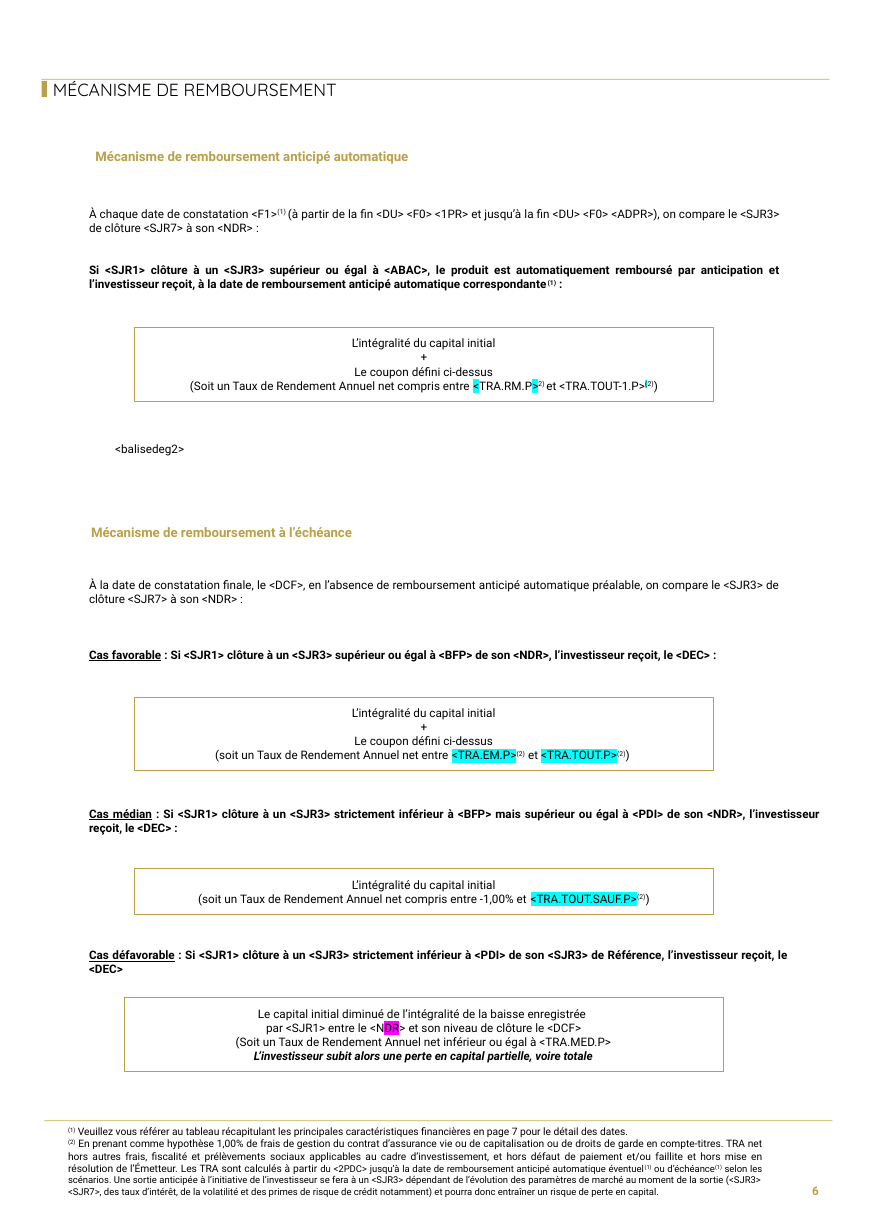
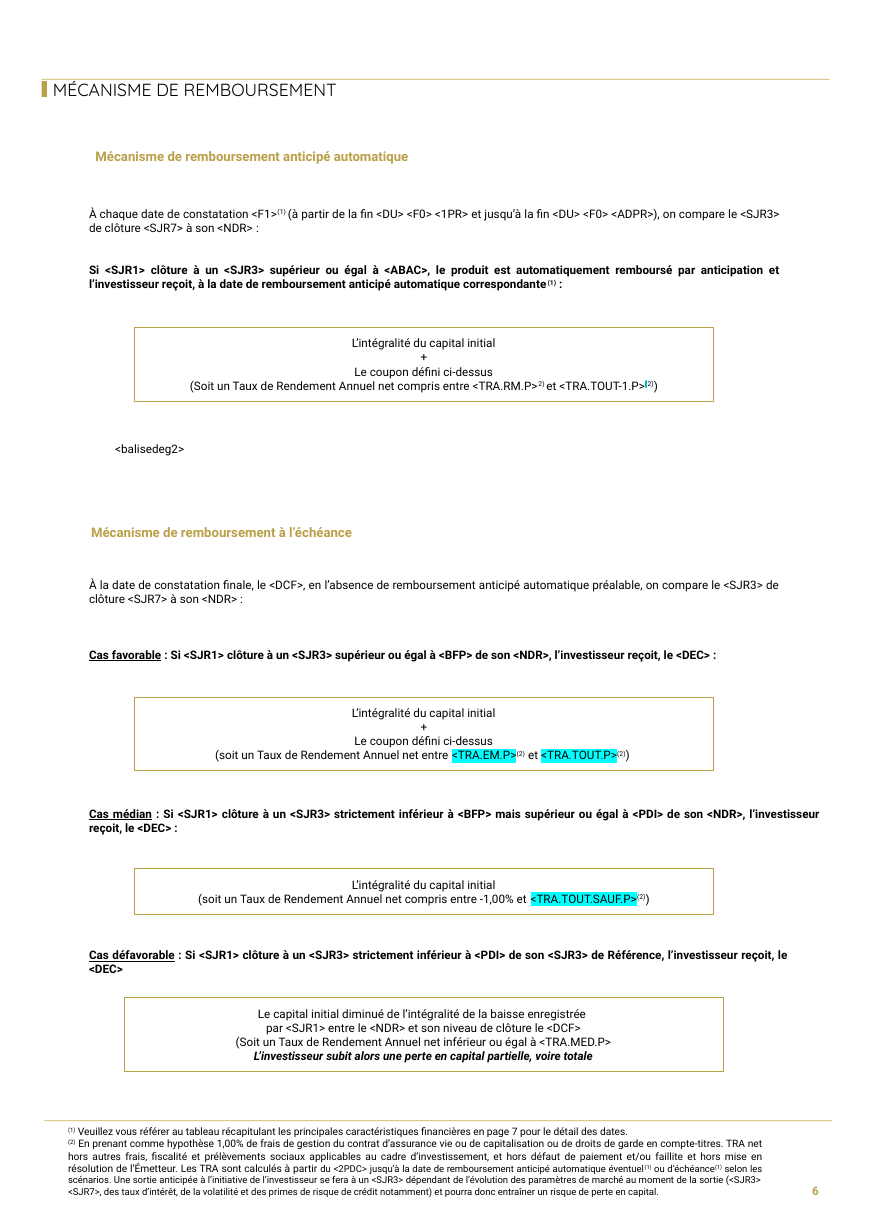
Before and after one commit to guillaumejacquin/Moulinette_Brochure_Equitim, a slide deck: slide 6 of Templates/morgan.pptx. Drawn at 871x1232 pixels with LibreOffice and Linux fonts; fonts in the diff are those of the drawing; background and template pictures are left out. Boxes give left, top, right and bottom in pixels: in the first picture for what was removed or moved away, otherwise in the second. Text is boxed around its words. In the diff, an @@ line names an element or a change of style, - is before the commit and + after.

```diff
--- a/Templates/morgan.pptx
+++ b/Templates/morgan.pptx
@@ text in rectangle at (190,380,654,393): highlight #00FFFF to none in "<TRA.RM.P>2)" @@
@@ text in rectangle at (266,1023,581,1035): highlight #FF00FF to none in "<NDR>" @@
```
Also in this commit, not shown: 6 other slides changed, 15 other files.
